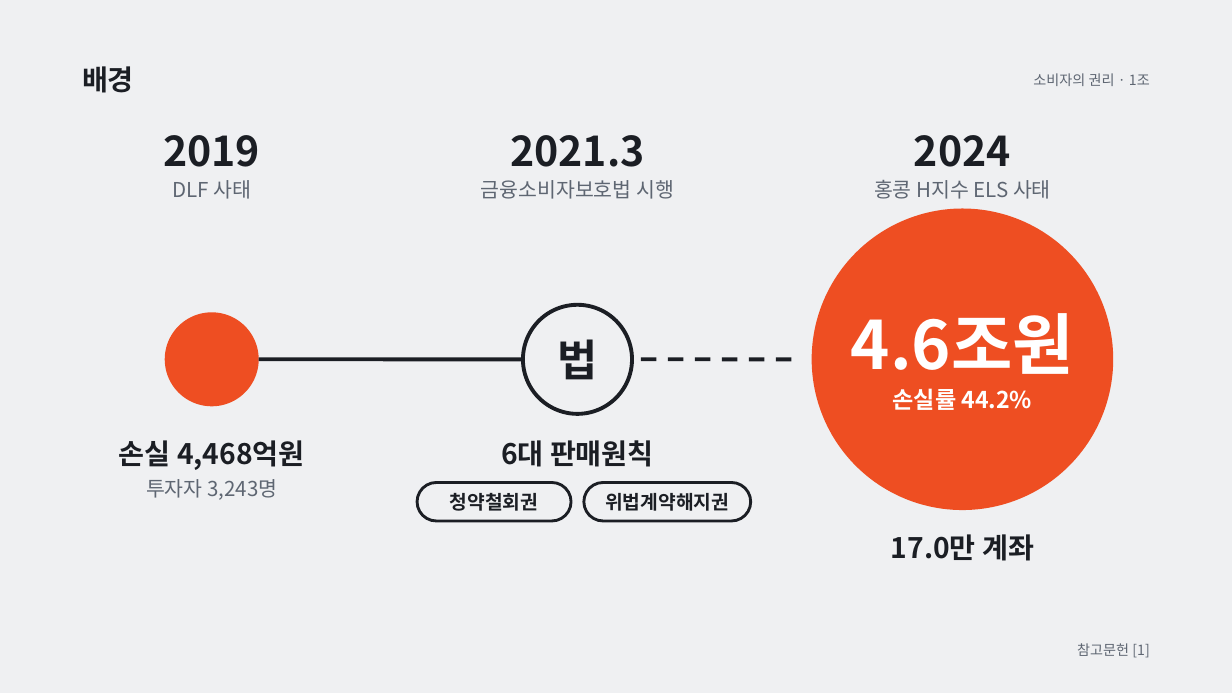
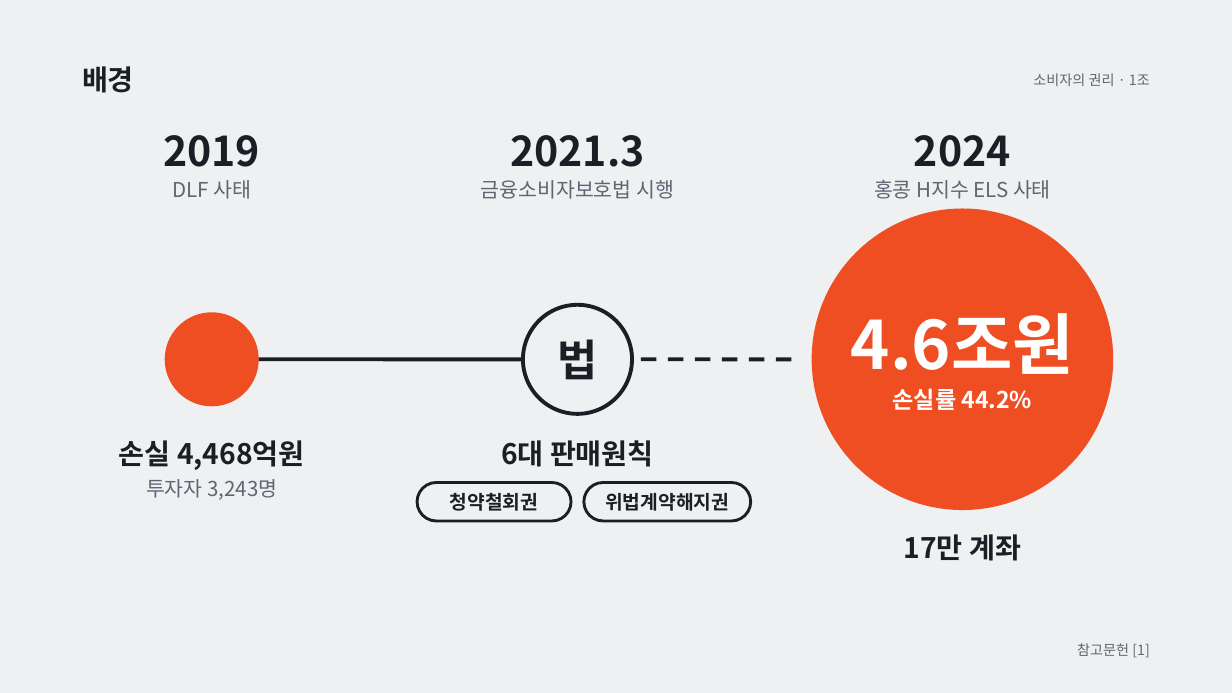
Before and after one commit to PAKA1557/Economics, a slide deck: slide 3 of presentation/최종/홍콩ELS_소비자권리_발표_수정5.pptx. Drawn at 1232x693 pixels with LibreOffice and Linux fonts; fonts in the diff are those of the drawing. Boxes give left, top, right and bottom in pixels: in the first picture for what was removed or moved away, otherwise in the second. Text is boxed around its words. In the diff, an @@ line names an element or a change of style, - is before the commit and + after.

```diff
--- a/presentation/최종/홍콩ELS_소비자권리_발표_수정5.pptx
+++ b/presentation/최종/홍콩ELS_소비자권리_발표_수정5.pptx
@@ text at (904, 534, 1021, 561): text changed @@
-17.0만 계좌
+17만 계좌
```
Also in this commit, not shown: 2 other slides changed, 1 other file.
